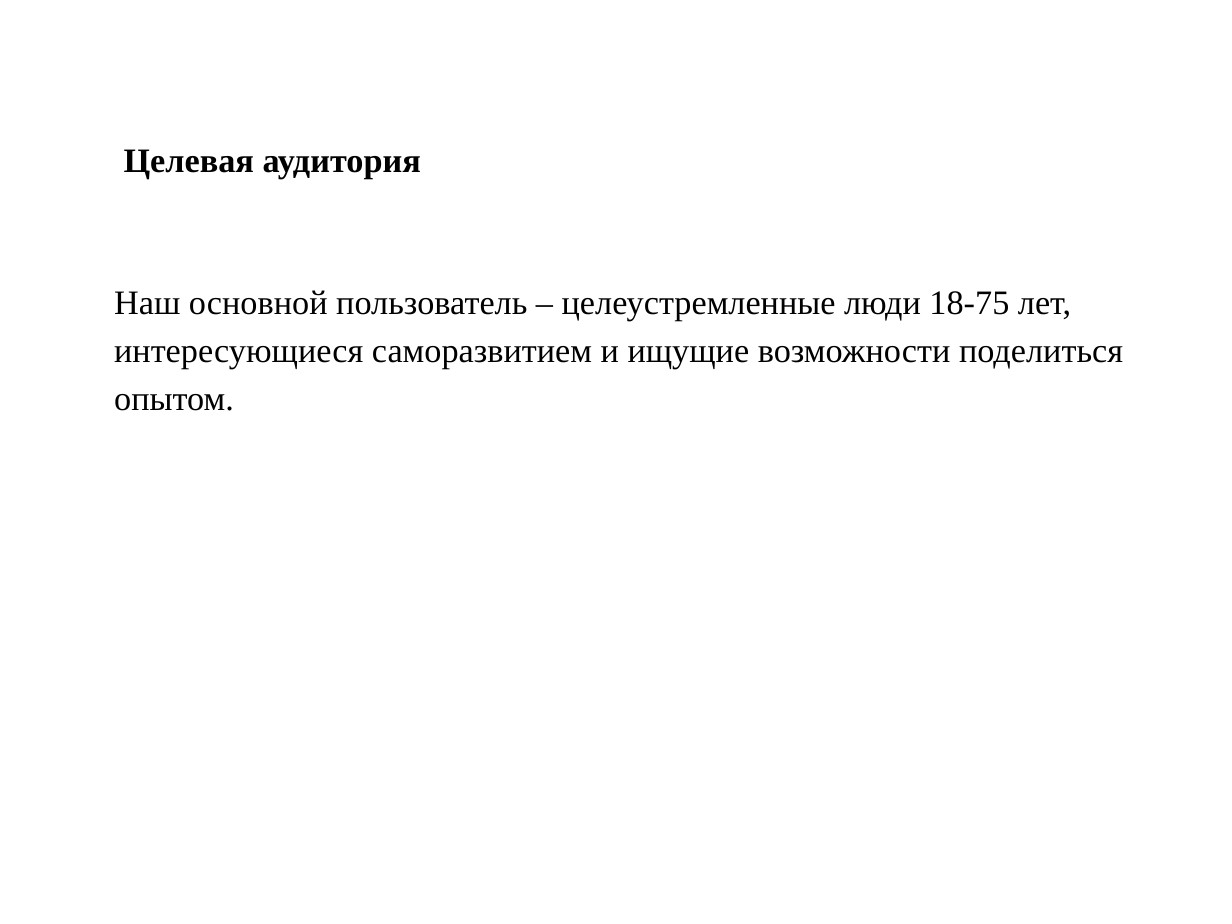
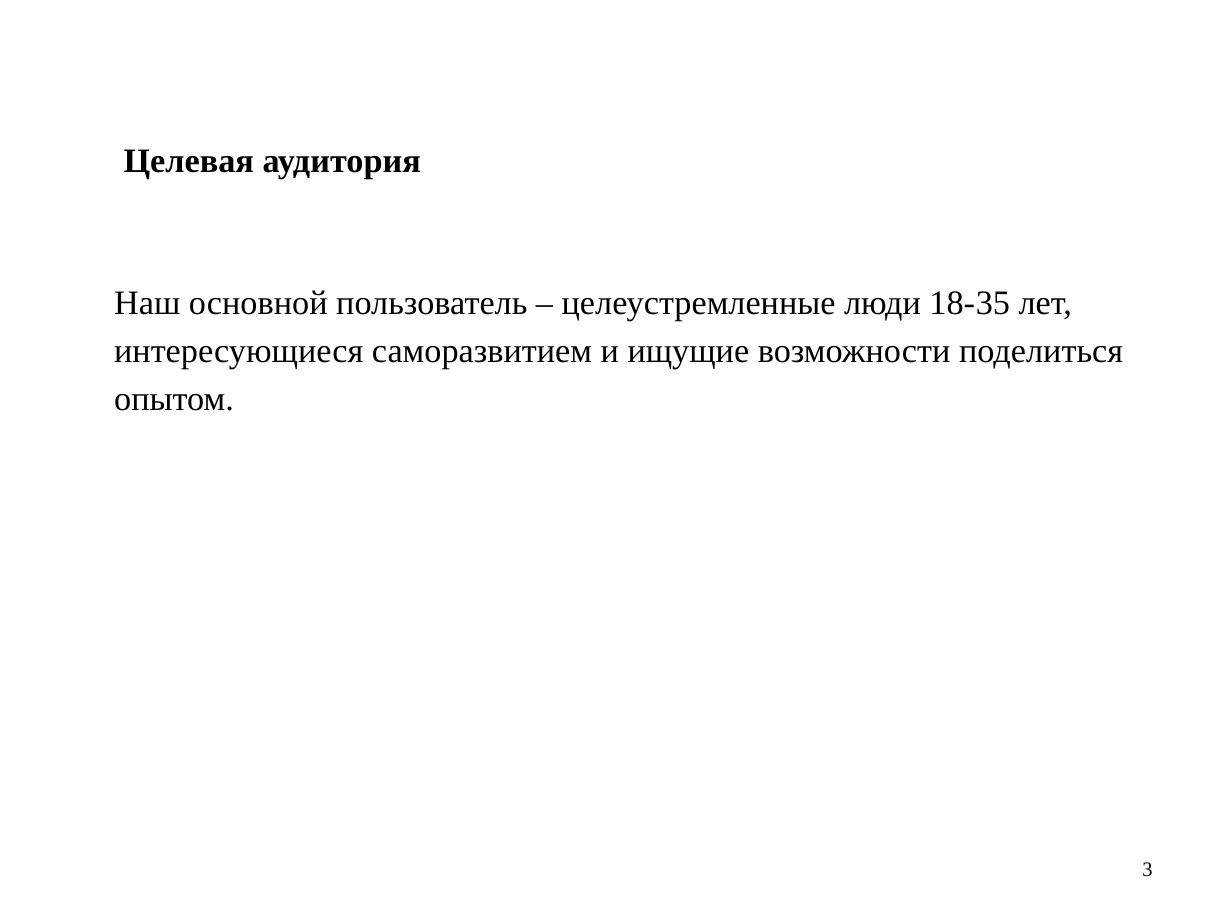
Before and after one commit to DureevaElena/ProgressTracker, a slide deck: slide 3 of Documentation/Презентация ТЗ.pptx. Drawn at 1232x924 pixels with LibreOffice and Linux fonts; fonts in the diff are those of the drawing. Boxes give left, top, right and bottom in pixels: in the first picture for what was removed or moved away, otherwise in the second. Text is boxed around its words. In the diff, an @@ line names an element or a change of style, - is before the commit and + after.

```diff
--- a/Documentation/Презентация ТЗ.pptx
+++ b/Documentation/Презентация ТЗ.pptx
@@ text at <box>114,290,1072,321</box>: text changed @@
-Наш основной пользователь – целеустремленные люди 18-75 лет,
+Наш основной пользователь – целеустремленные люди 18-35 лет,
@@ text added at <box>1142,862,1152,877</box>, 12 pt, text #000000 @@
+3
```
Also in this commit, not shown: 8 other slides changed, 2 slides added, 1 slide removed, 1 other file.
